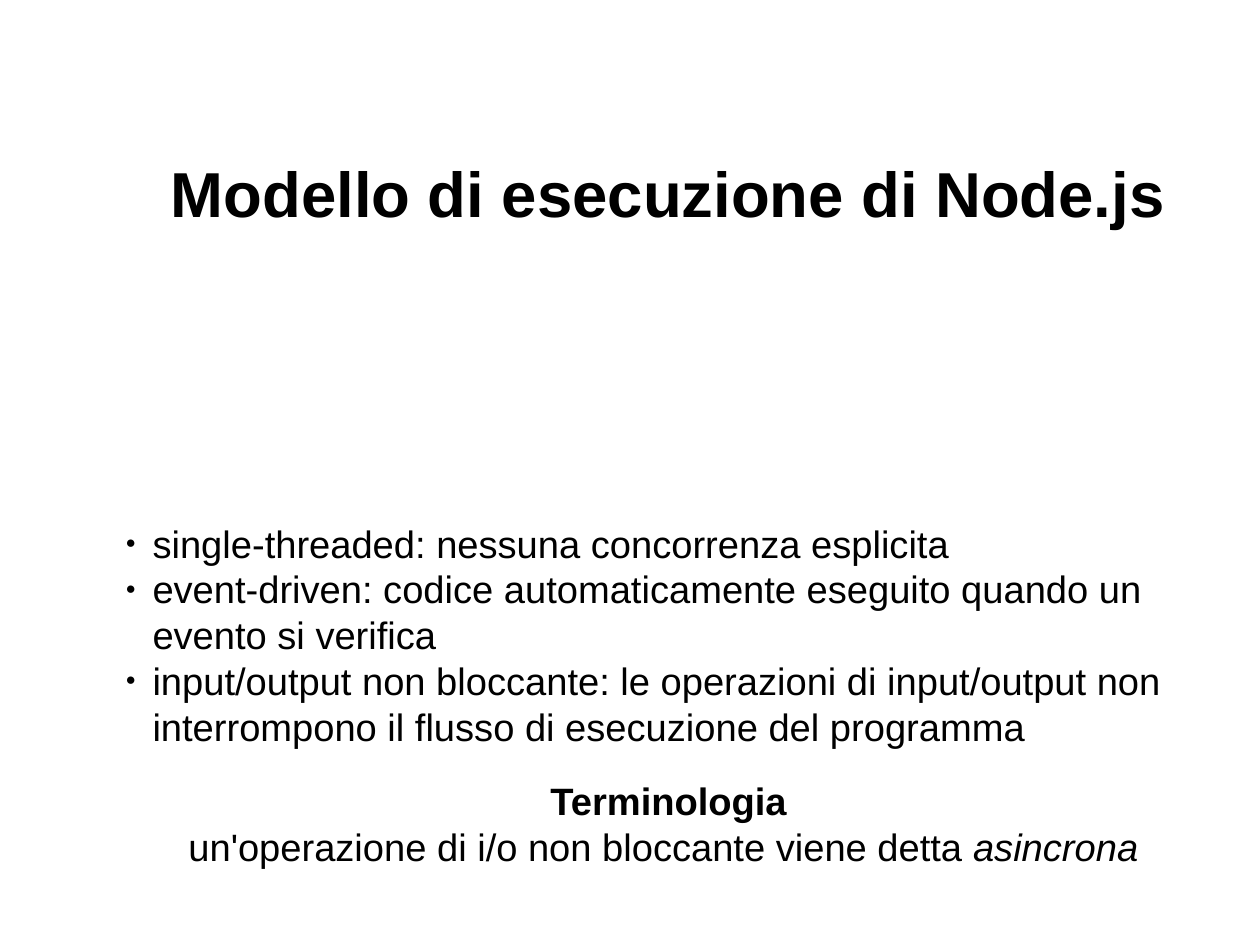
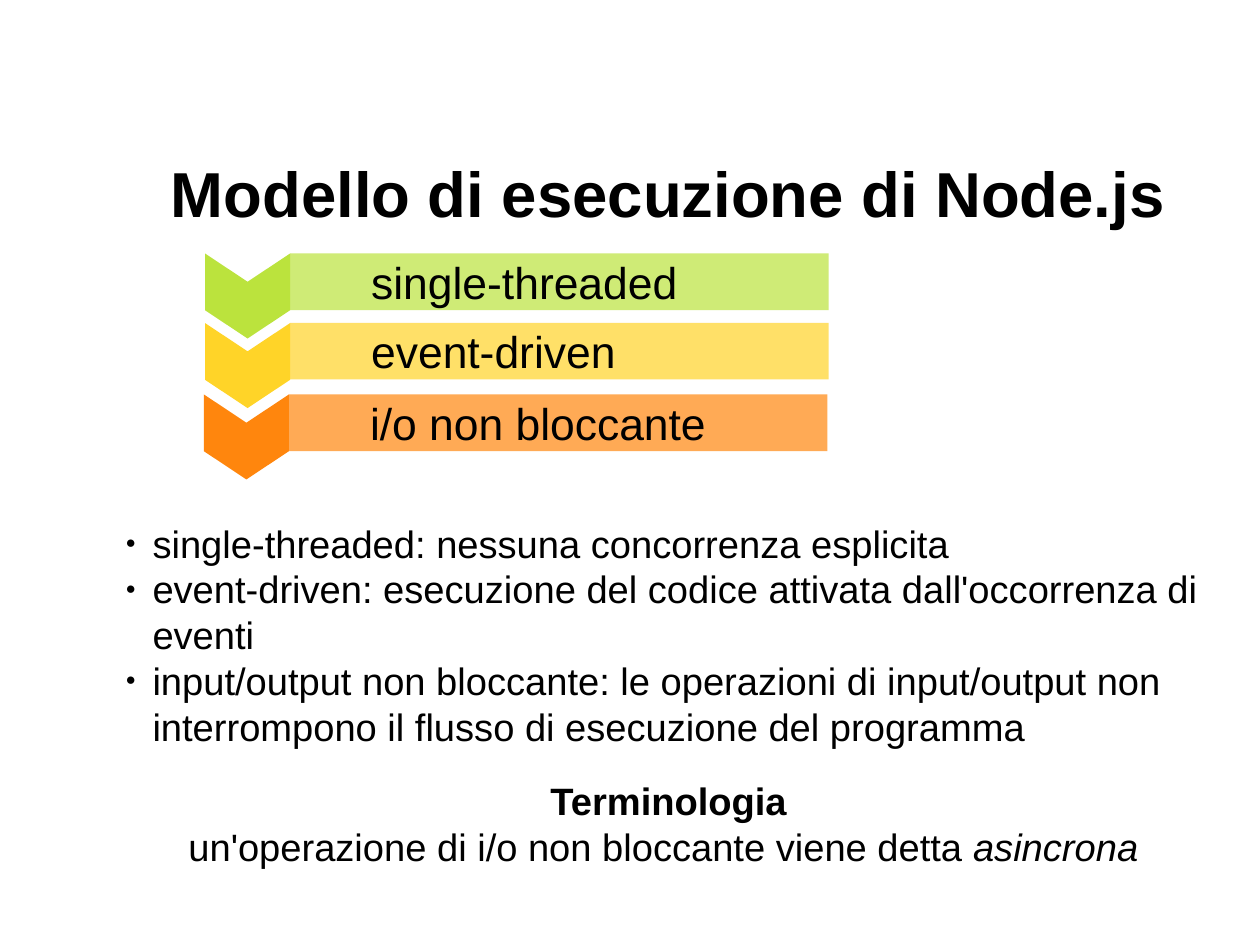
Before and after one commit to davideancona/minicorsiRAISE, a slide deck: slide 6 of iot/NodeJs1.odp. Drawn at 1260x945 pixels with LibreOffice and Linux fonts; fonts in the diff are those of the drawing. Boxes give left, top, right and bottom in pixels: in the first picture for what was removed or moved away, otherwise in the second. Text is boxed around its words. In the diff, an @@ line names an element or a change of style, - is before the commit and + after.

```diff
--- a/iot/NodeJs1.odp
+++ b/iot/NodeJs1.odp
@@ freeform shape added at <box>205,254,289,338</box>, fill #BBE33D @@
@@ rounded rectangle added at <box>290,254,829,311</box>, fill #BBE33D at 70% opacity, 28 pt, text #000000 @@
+single-threaded
@@ freeform shape added at <box>205,324,289,408</box>, fill #FFD428 @@
@@ rounded rectangle added at <box>290,322,829,380</box>, fill #FFD428 at 70% opacity, 28 pt, text #000000 @@
+event-driven
@@ freeform shape added at <box>204,394,288,479</box>, fill #FF860D @@
@@ rounded rectangle added at <box>289,394,828,452</box>, fill #FF860D at 70% opacity, 28 pt, text #000000 @@
+i/o non bloccante
@@ text at <box>153,575,1197,650</box>: text changed @@
-● event-driven: codice automaticamente eseguito quando un evento si verifica
+● event-driven: esecuzione del codice attivata dall'occorrenza di eventi
```
Also in this commit, not shown: 5 other slides changed, 1 slide added.
